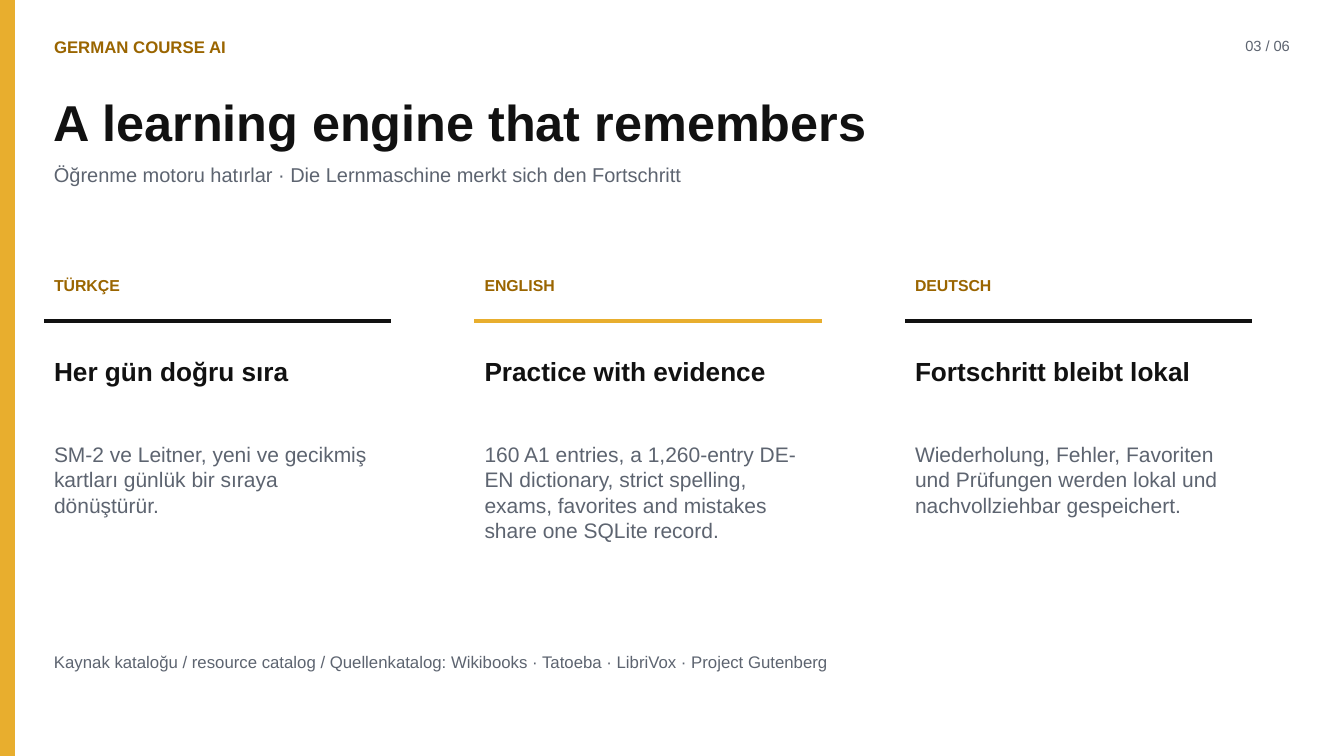
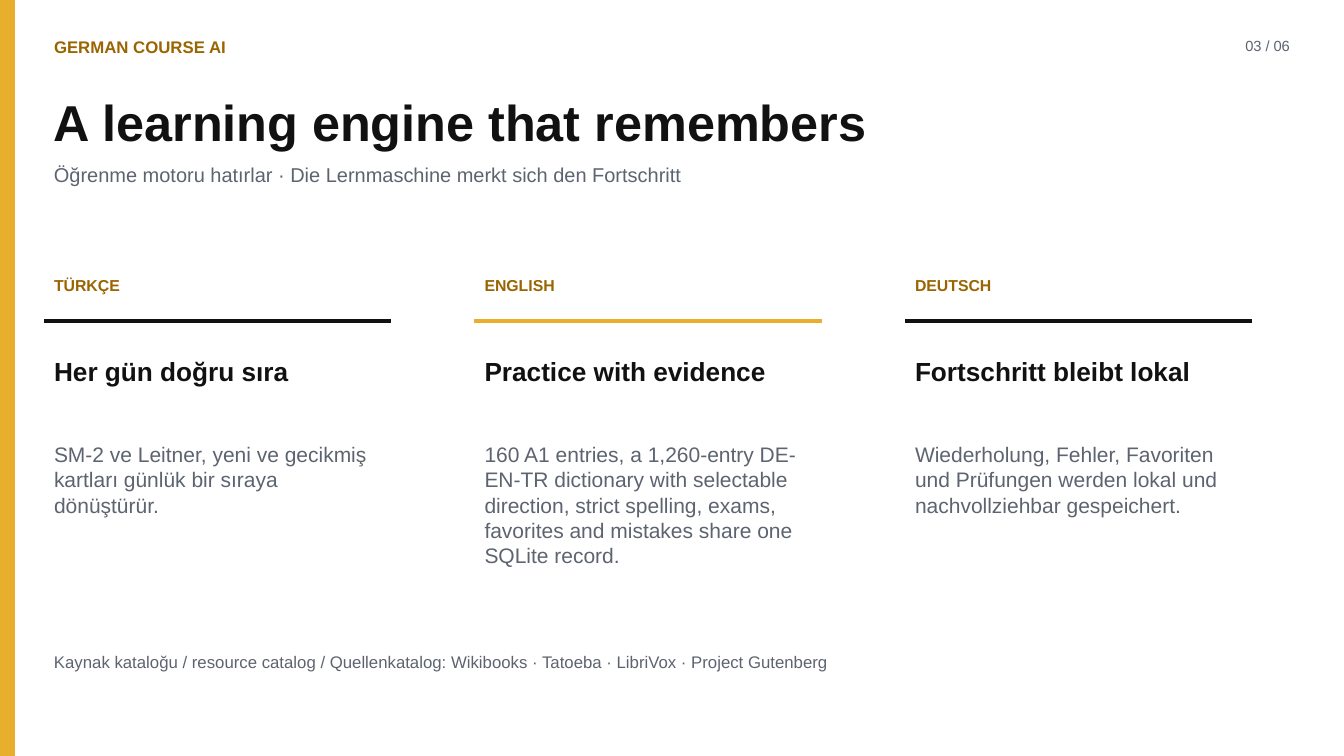
Before and after one commit to Azizsekerdil/GermanCourseAI, a slide deck: slide 3 of docs/presentation/German-Course-AI-Trilingual.pptx. Drawn at 1344x756 pixels with LibreOffice and Linux fonts; fonts in the diff are those of the drawing. Boxes give left, top, right and bottom in pixels: in the first picture for what was removed or moved away, otherwise in the second. Text is boxed around its words. In the diff, an @@ line names an element or a change of style, - is before the commit and + after.

```diff
--- a/docs/presentation/German-Course-AI-Trilingual.pptx
+++ b/docs/presentation/German-Course-AI-Trilingual.pptx
@@ text at (485, 447, 796, 567): text changed @@
-160 A1 entries, a 1,260-entry DE-EN dictionary, strict spelling, exams, favorites and mistakes share one SQLite record.
+160 A1 entries, a 1,260-entry DE-EN-TR dictionary with selectable direction, strict spelling, exams, favorites and mistakes share one SQLite record.
```
Also in this commit, not shown: 3 other slides changed, 2 other files.
